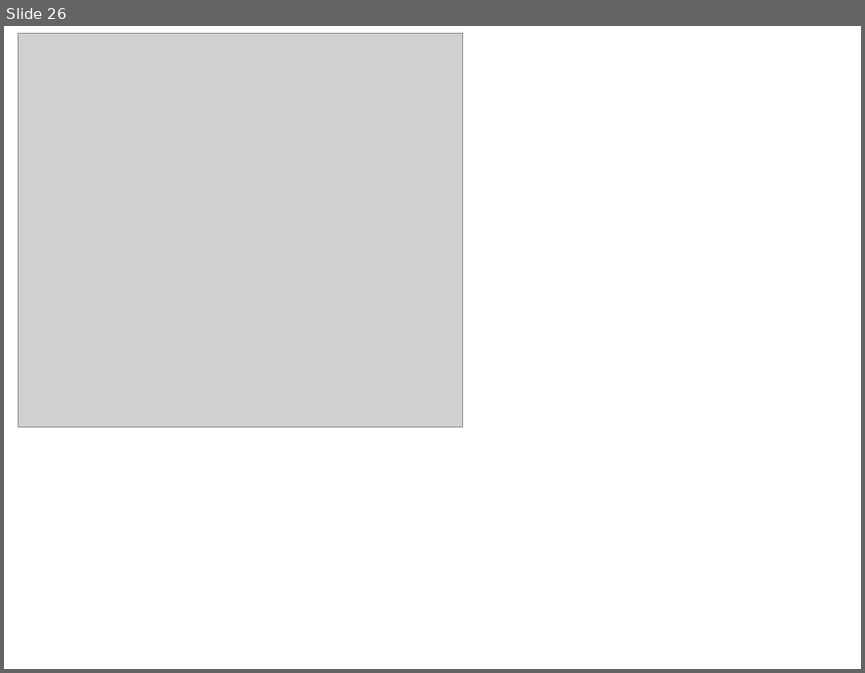
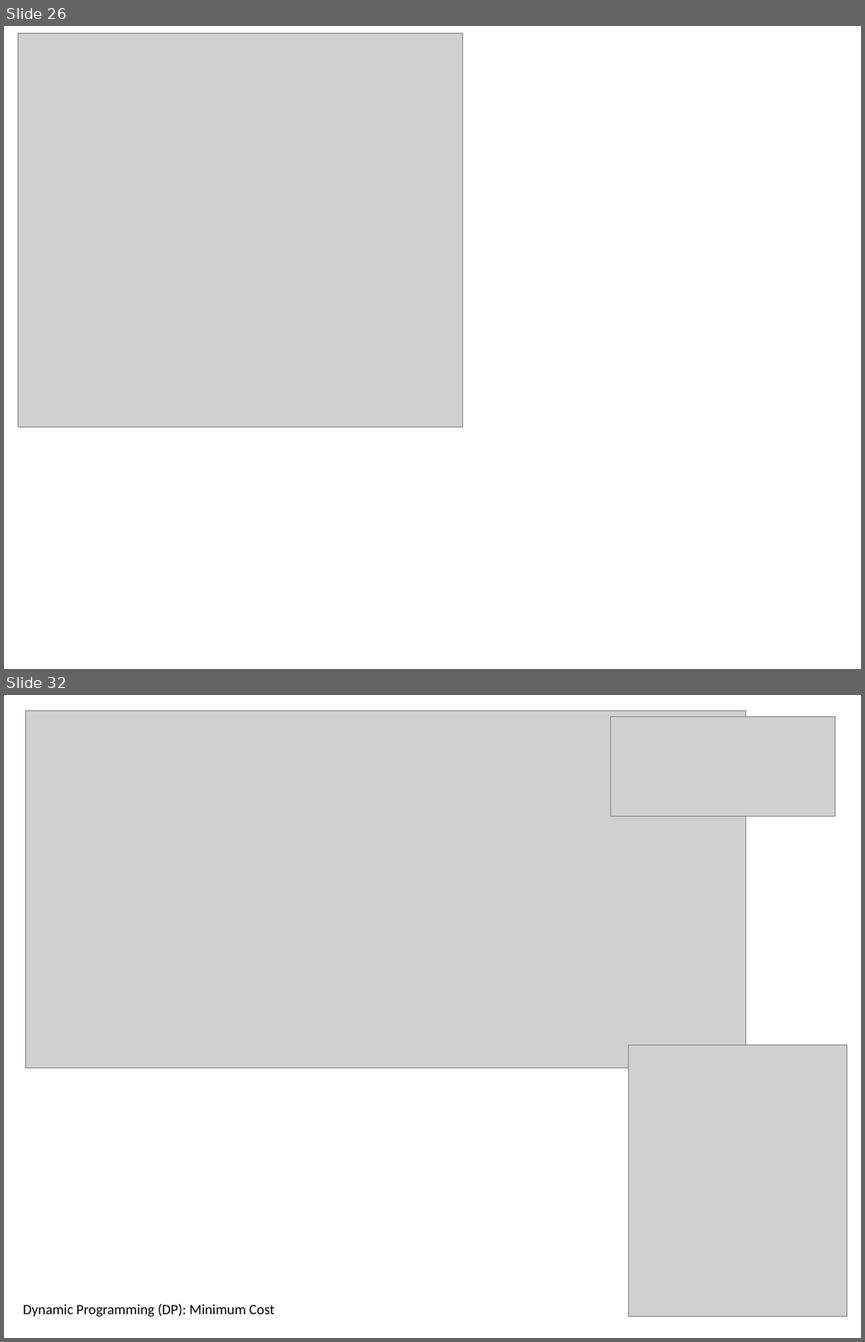
Before and after one commit to edvelezg/unb-java2, a slide deck: EBooks/Diagrams.pptx. Shown one above the other, each under a label of ours: slide 26 before the commit, slides 26 and 32 after it; the slides between them are not shown. The pictures are 865x673 and 865x1342 pixels, drawn with LibreOffice and Linux fonts; fonts in the diff are those of the drawing; grey boxes stand for pictures. Boxes give left, top, right and bottom in pixels: in the first picture for what was removed or moved away, otherwise in the second. Text is boxed around its words. In the diff, an @@ line names an element or a change of style, - is before the commit and + after.

```diff
--- a/EBooks/Diagrams.pptx
+++ b/EBooks/Diagrams.pptx
@@ slide 32 added at (x1=4, y1=695, x2=861, y2=1338), background #FFFFFF @@
@@ picture added at (x1=25, y1=711, x2=746, y2=1068) @@
@@ picture added at (x1=611, y1=716, x2=835, y2=817) @@
@@ picture added at (x1=629, y1=1044, x2=846, y2=1316) @@
@@ text added at (x1=23, y1=1304, x2=274, y2=1316), 12 pt, text #000000 @@
+Dynamic Programming (DP): Minimum Cost
```
Also in this commit, not shown: 1 slide changed, 4 other slides added, 5 slides removed, 4 other files.
